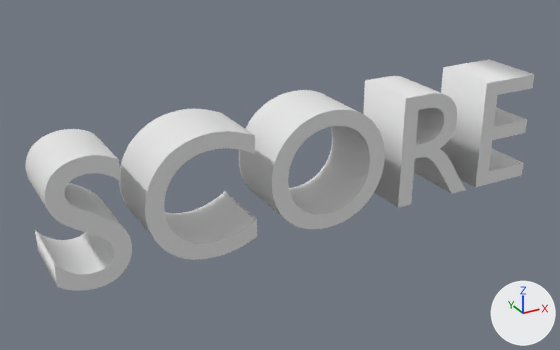
Renders of the Blender file objects/score.blend from each side of a commit.
Both versions are drawn from a 50 mm camera at (-8.4, -52.7, 30.6) aimed at (20.1, -0.9, 4.7). The lights are fixed; the arrows at lower right show +X, +Y and +Z. Text is drawn in Blender's own font.

In view in the first picture: 'Texto'.
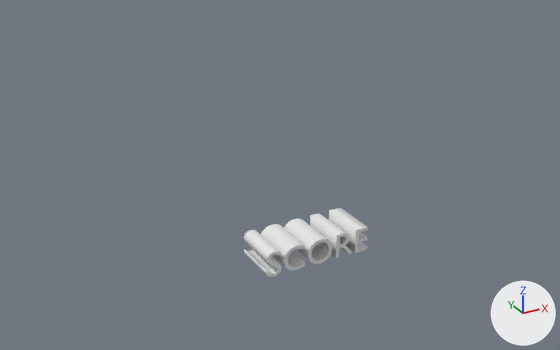
Where the change shows, as pixel boxes [x1, y1, x2, y2] in the pictures (560 x 350 px):
'Texto', reshaped, moved, rescaled (75% narrower, 70% shorter): before [25, 59, 534, 291]; after [244, 208, 368, 277]

Edits to the bpy script that builds the scene:
```text
Change txt_texto:
    txt_texto.extrude: 3.0 -> 2.0
Change ob_texto:
    ob_texto.location: (0.0, 0.0, 0.0) -> (15.0, -6.0, 0.0)
    ob_texto.scale: (15.0, 15.0, 1.0) -> (3.0, 3.0, 1.0)
```
